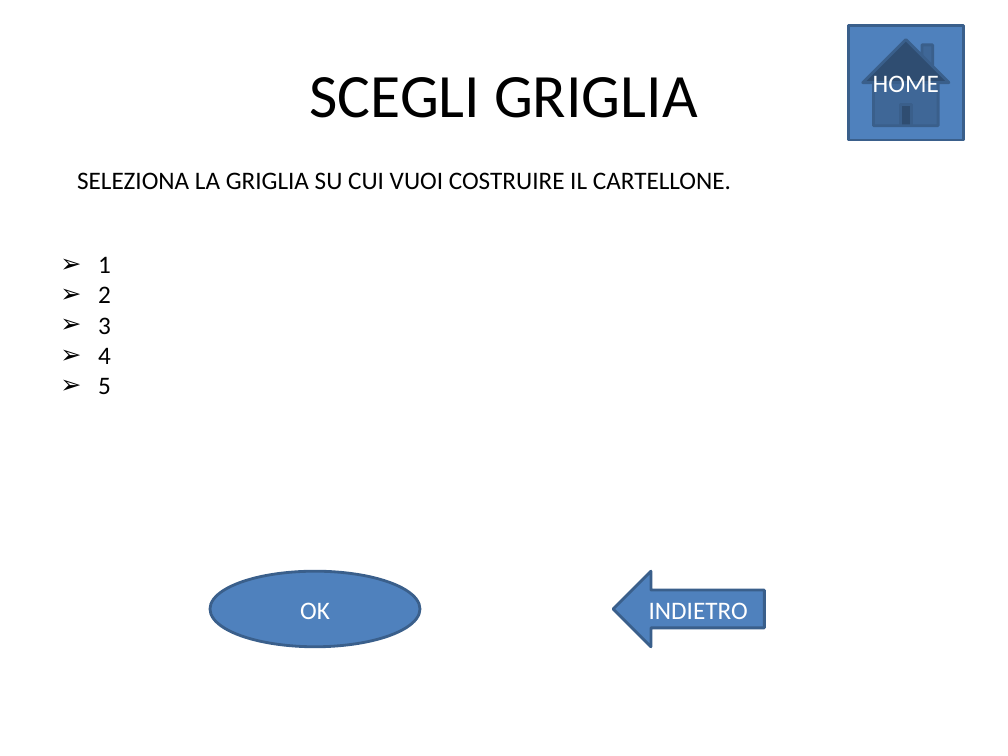
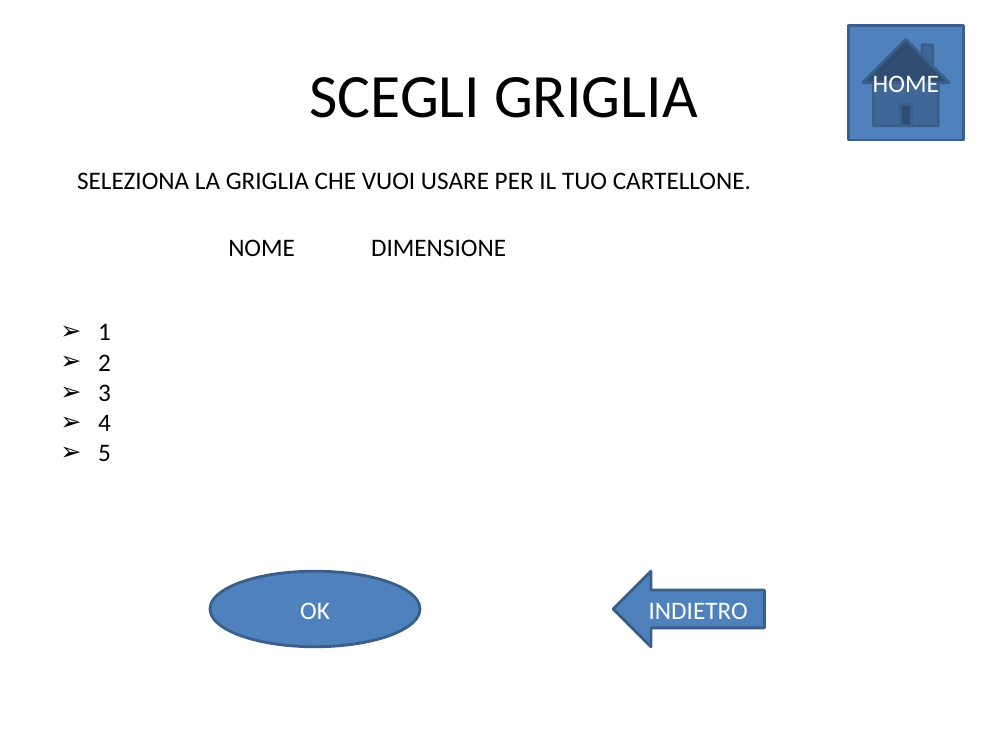
Before and after one commit to skimdz86/prototaips, a slide deck: slide 15 of Immagini/LABHCI-Pagine.pptx (slide 17 before the commit). Drawn at 1008x756 pixels with LibreOffice and Linux fonts; fonts in the diff are those of the drawing. Boxes give left, top, right and bottom in pixels: in the first picture for what was removed or moved away, otherwise in the second. Text is boxed around its words. In the diff, an @@ line names an element or a change of style, - is before the commit and + after.

```diff
--- a/Immagini/LABHCI-Pagine.pptx
+++ b/Immagini/LABHCI-Pagine.pptx
@@ text at [77,172,751,190]: text changed @@
-SELEZIONA LA GRIGLIA SU CUI VUOI COSTRUIRE IL CARTELLONE.
+SELEZIONA LA GRIGLIA CHE VUOI USARE PER IL TUO CARTELLONE.
@@ text added at [228,239,295,256], 18 pt, text #000000 @@
+NOME
@@ text added at [371,239,506,256], 18 pt, text #000000 @@
+DIMENSIONE
@@ text "1": place and size @@
-text "1" at [98,256,111,394]
+text "1" at [98,323,111,461]
```
Also in this commit, not shown: 9 other slides changed, 1 slide added, 3 slides removed.
